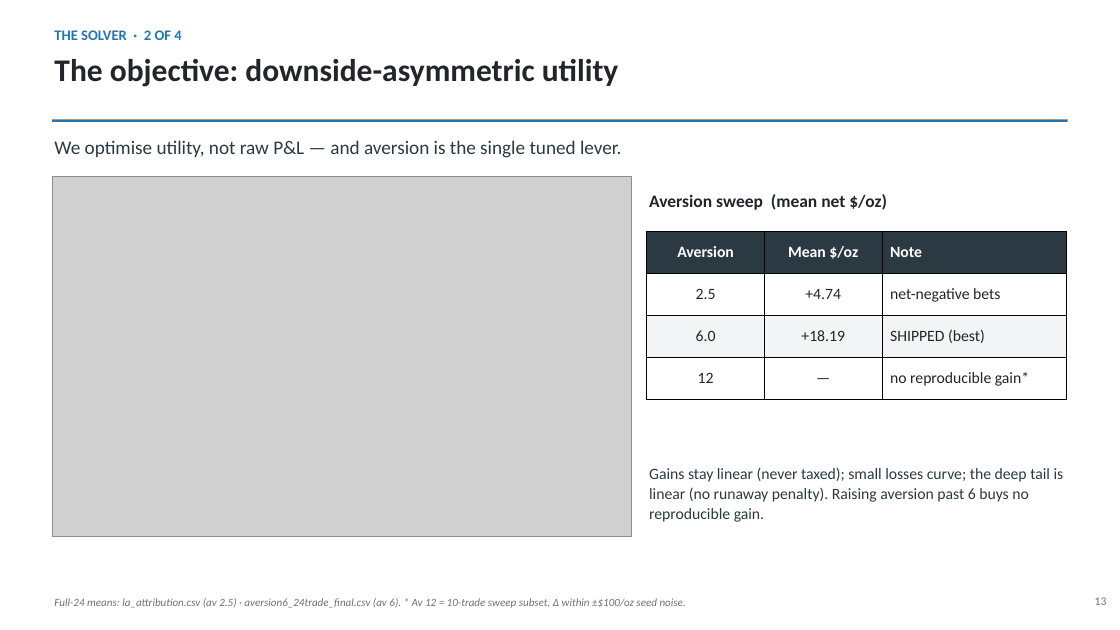
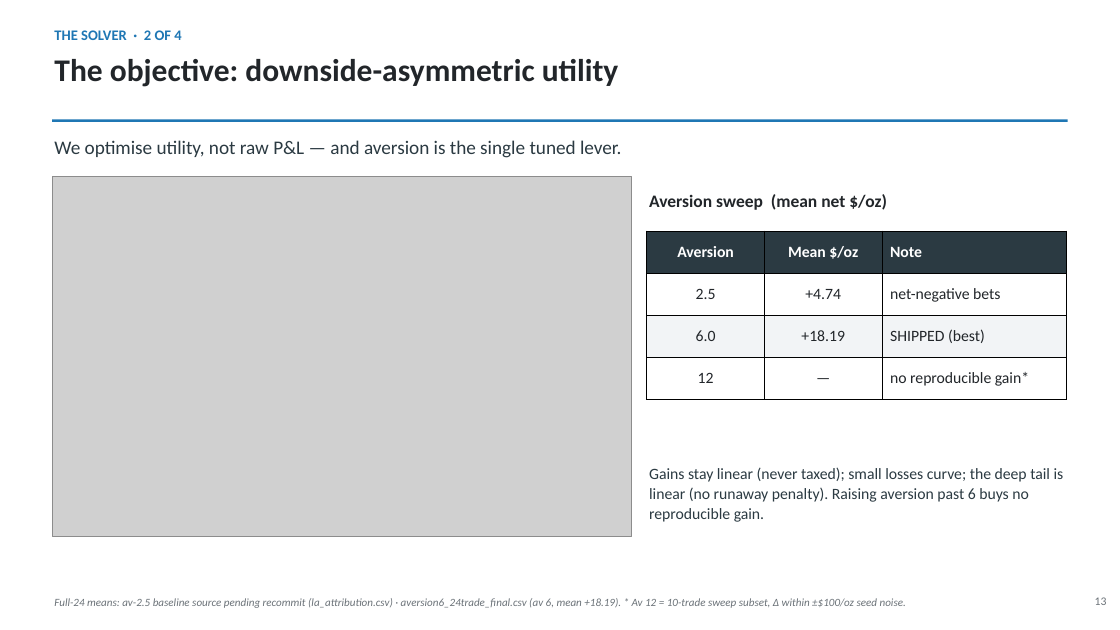
Before and after one commit to sylam/riskflow, a slide deck: slide 13 of artifacts/platinum_hedge_management_deck.pptx. Drawn at 1120x630 pixels with LibreOffice and Linux fonts; fonts in the diff are those of the drawing; grey boxes stand for pictures. Boxes give left, top, right and bottom in pixels: in the first picture for what was removed or moved away, otherwise in the second. Text is boxed around its words. In the diff, an @@ line names an element or a change of style, - is before the commit and + after.

```diff
--- a/artifacts/platinum_hedge_management_deck.pptx
+++ b/artifacts/platinum_hedge_management_deck.pptx
@@ text at bbox=[54, 598, 906, 608]: text changed @@
-Full-24 means: la_attribution.csv (av 2.5) · aversion6_24trade_final.csv (av 6). * Av 12 = 10-trade sweep subset, Δ within ±$100/oz seed noise.
+Full-24 means: av-2.5 baseline source pending recommit (la_attribution.csv) · aversion6_24trade_final.csv (av 6, mean +18.19). * Av 12 = 10-trade sweep subset, Δ within ±$100/oz seed noise.
```
Also in this commit, not shown: 19 other slides changed, 1 slide added.
